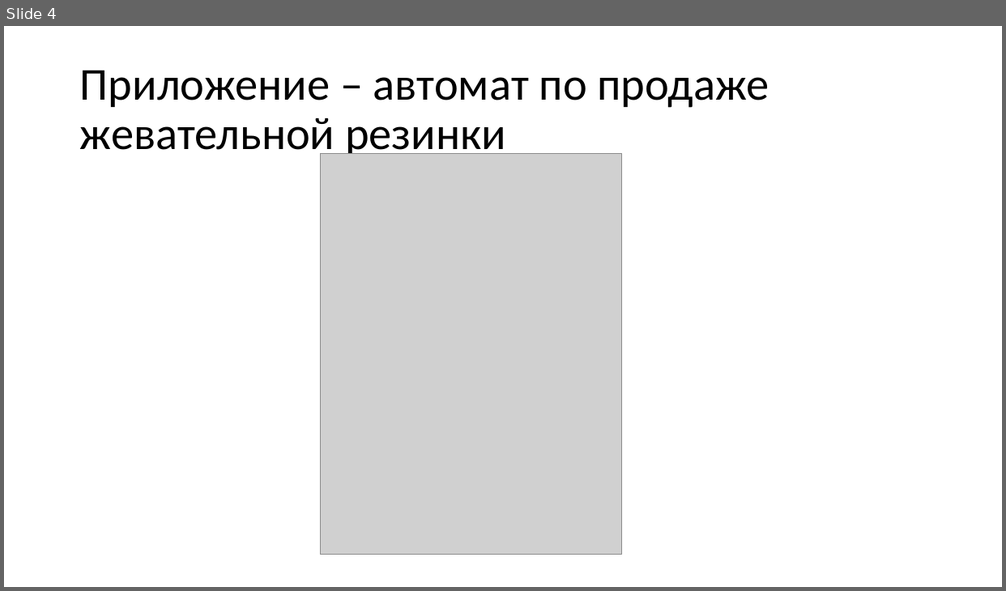
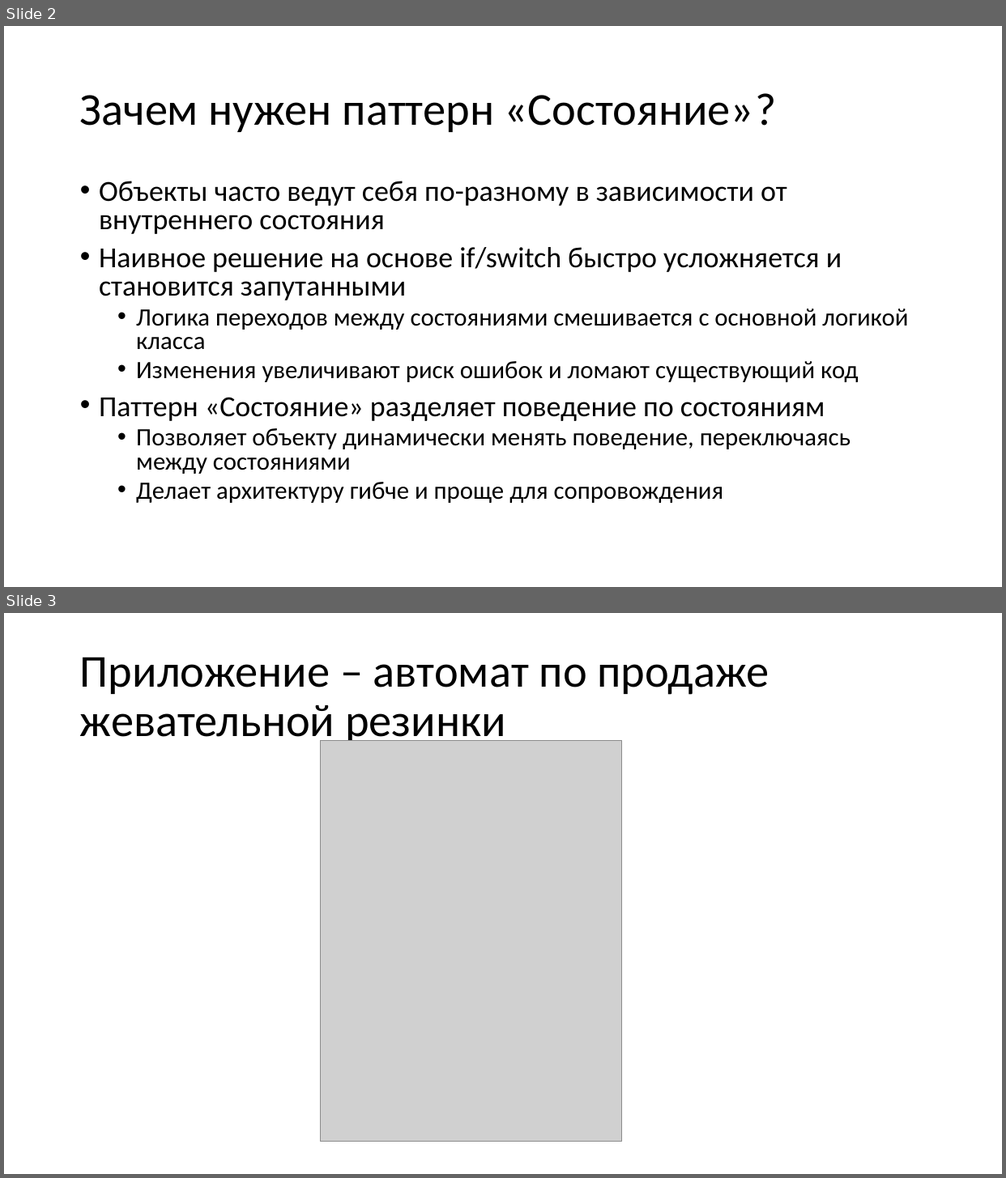
Before and after one commit to alexey-malov/ood, a slide deck: lectures/11.state/state.pptx. Shown one above the other, each under a label of ours: slide 4 before the commit, slides 2 and 3 after it. The pictures are 1006x591 and 1006x1178 pixels, drawn with LibreOffice and Linux fonts; fonts in the diff are those of the drawing; grey boxes stand for pictures. Boxes give left, top, right and bottom in pixels: in the first picture for what was removed or moved away, otherwise in the second. Text is boxed around its words. In the diff, an @@ line names an element or a change of style, - is before the commit and + after.

Commit message:
Обновил лекцию по паттернам "Компоновщик" и "Состояние"

```diff
--- a/lectures/11.state/state.pptx
+++ b/lectures/11.state/state.pptx
@@ slide 2 added at (4, 26, 1002, 587), background #FFFFFF @@
@@ title added at (80, 93, 776, 132), 44 pt, text #000000 @@
+Зачем нужен паттерн «Состояние»?
@@ text added at (99, 181, 908, 503), 24 pt, text #000000 @@
+• Объекты часто ведут себя по-разному в зависимости от внутреннего состояния
+• Наивное решение на основе if/switch быстро усложняется и становится запутанными
+  • Логика переходов между состояниями смешивается с основной логикой класса
+  • Изменения увеличивают риск ошибок и ломают существующий код
+• Паттерн «Состояние» разделяет поведение по состояниям
+  • Позволяет объекту динамически менять поведение, переключаясь между состояниями
+  • Делает архитектуру гибче и проще для сопровождения
@@ what was slide 4 is now slide 3 @@
```
Also in this commit, not shown: 8 slides changed, 1 other slide added, 2 slides removed, 1 other file.
